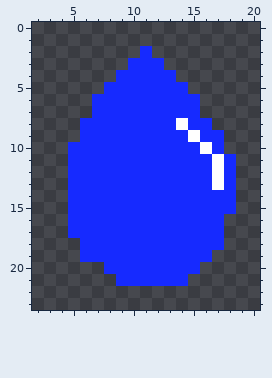
Pixel-art file, stored at UI/calendar/rain_icon.aseprite. That is the earlier state.
25x25 pixels, 1 frame. Shown: x 2..20, y 0..23.
The same view after the edit:
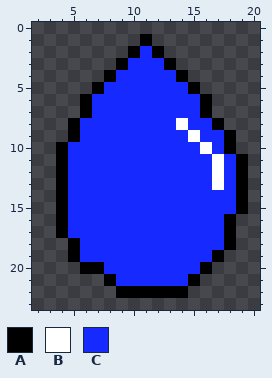
Palette (. is transparent): A #000000  B #ffffff  C #162aff
The exact change:
layer "Layer 2" added
--- layer "Layer 2"
@@ x 2..20 @@
  0 ...................
- 1 ...................
- 2 .........C.........
- 3 ........CCC........
- 4 .......CCCCC.......
- 5 ......CCCCCCC......
- 6 .....CCCCCCCCC.....
- 7 .....CCCCCCCCC.....
- 8 ....CCCCCCCCBCC....
- 9 ....CCCCCCCCCBCC...
-10 ...CCCCCCCCCCCBC...
-11 ...CCCCCCCCCCCCBC..
-12 ...CCCCCCCCCCCCBC..
-13 ...CCCCCCCCCCCCBC..
-14 ...CCCCCCCCCCCCCC..
-15 ...CCCCCCCCCCCCCC..
-16 ...CCCCCCCCCCCCC...
-17 ...CCCCCCCCCCCCC...
-18 ....CCCCCCCCCCCC...
-19 ....CCCCCCCCCCC....
-20 ......CCCCCCCC.....
-21 .......CCCCCC......
-22 ...................
+ 1 .........A.........
+ 2 ........ACA........
+ 3 .......ACCCA.......
+ 4 ......ACCCCCA......
+ 5 .....ACCCCCCCA.....
+ 6 ....ACCCCCCCCCA....
+ 7 ....ACCCCCCCCCA....
+ 8 ...ACCCCCCCCBCCA...
+ 9 ...ACCCCCCCCCBCCA..
+10 ..ACCCCCCCCCCCBCA..
+11 ..ACCCCCCCCCCCCBCA.
+12 ..ACCCCCCCCCCCCBCA.
+13 ..ACCCCCCCCCCCCBCA.
+14 ..ACCCCCCCCCCCCCCA.
+15 ..ACCCCCCCCCCCCCCA.
+16 ..ACCCCCCCCCCCCCA..
+17 ..ACCCCCCCCCCCCCA..
+18 ...ACCCCCCCCCCCCA..
+19 ...ACCCCCCCCCCCA...
+20 ....AACCCCCCCCA....
+21 ......ACCCCCCA.....
+22 .......AAAAAA......
 23 ...................
Pixel boxes of the changes (left, top, right, bottom) in both pictures:
added: (56, 34, 248, 298)
